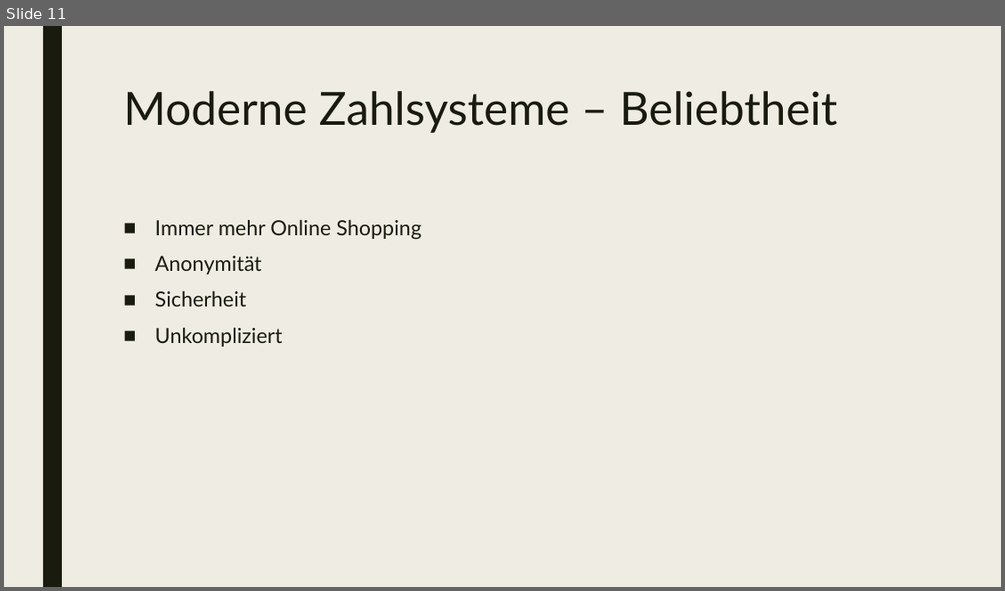
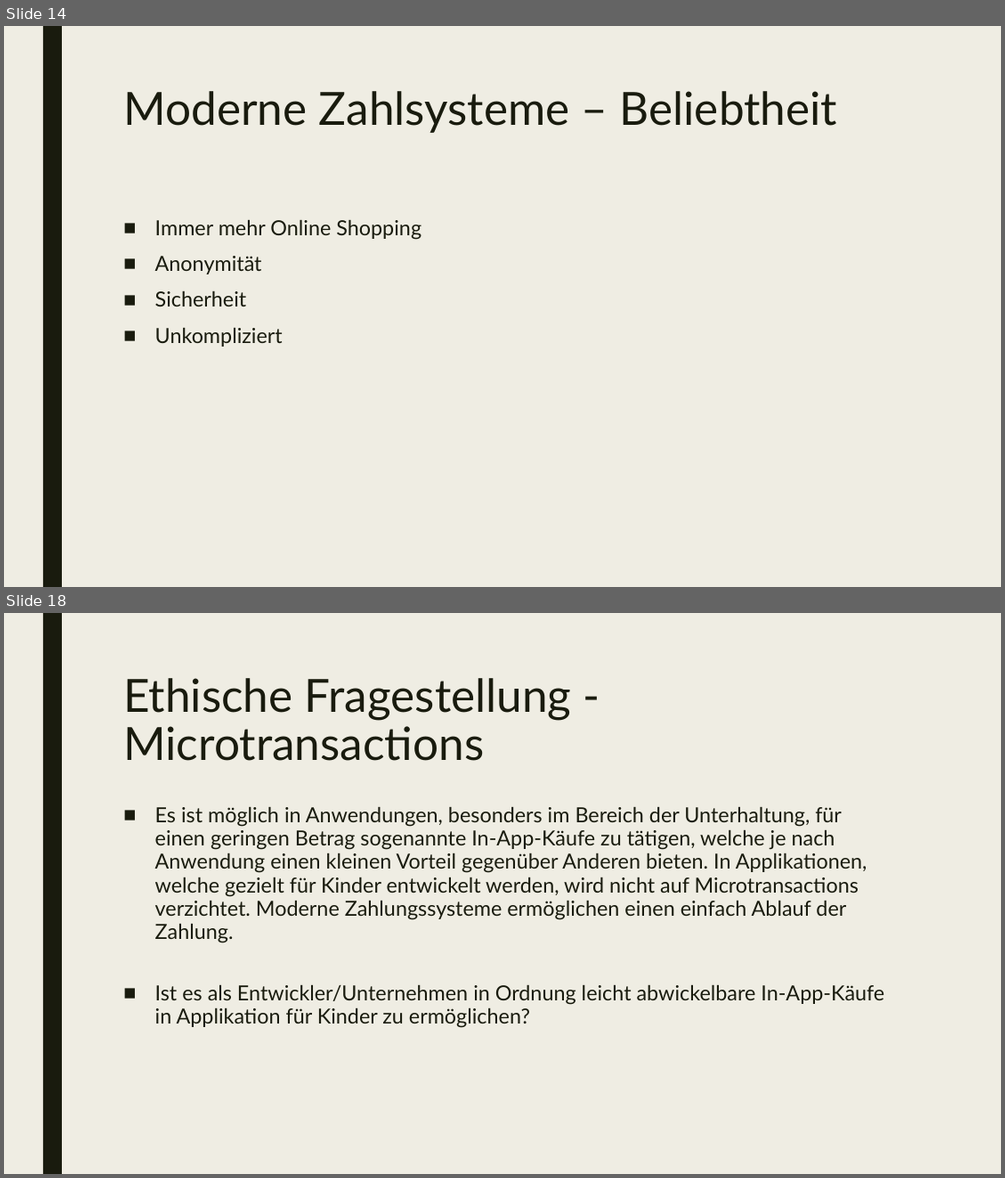
Before and after one commit to mwoelfer-tgm/ethik_presentation, a slide deck: presentation/Zahlungssysteme.pptx. Shown one above the other, each under a label of ours: slide 11 before the commit, slides 14 and 18 after it; the slides between them are not shown. The pictures are 1005x591 and 1005x1178 pixels, drawn with LibreOffice and Linux fonts; fonts in the diff are those of the drawing. Boxes give left, top, right and bottom in pixels: in the first picture for what was removed or moved away, otherwise in the second. Text is boxed around its words. In the diff, an @@ line names an element or a change of style, - is before the commit and + after.

```diff
--- a/presentation/Zahlungssysteme.pptx
+++ b/presentation/Zahlungssysteme.pptx
@@ slide 18 added at [4, 613, 1001, 1174], background #EFEDE3; not listed: 1 template element that a slide beside it also shows @@
@@ title added at [123, 678, 572, 761], 44 pt, text #191B0E @@
+Ethische Fragestellung - Microtransactions
@@ text added at [155, 806, 884, 1028], 20 pt, text #191B0E @@
+■ Es ist möglich in Anwendungen, besonders im Bereich der Unterhaltung, für einen geringen Betrag sogenannte In-App-Käufe zu tätigen, welche je nach Anwendung einen kleinen Vorteil gegenüber Anderen bieten. In Applikationen, welche gezielt für Kinder entwickelt werden, wird nicht auf Microtransactions verzichtet. Moderne Zahlungssysteme ermöglichen einen einfach Ablauf der Zahlung.
+■ Ist es als Entwickler/Unternehmen in Ordnung leicht abwickelbare In-App-Käufe in Applikation für Kinder zu ermöglichen?
@@ what was slide 11 is now slide 14 @@
```
Also in this commit, not shown: 1 slide changed, 8 other slides added, 1 slide removed, 1 other file.
